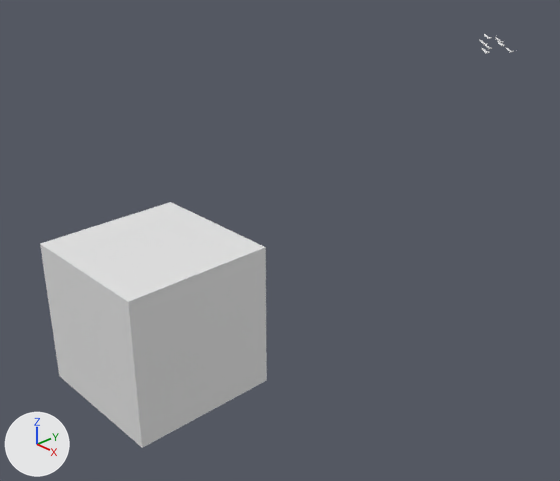
What one commit did to the Blender file Assets/Models/BOIDS.blend.
The view is the same before and after, from a camera (50 mm lens) standing at (0.591, -0.777, 0.541) and looking at (-0.122, -0.113, 0.08). Every picture has the same lights, and +X, +Y and +Z are marked at lower left.
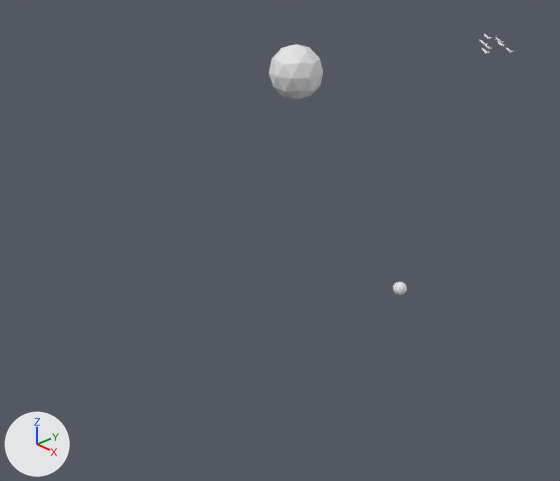
Commit message: Boids not done jet

Diff of the bpy script that builds the scene:
```diff
--- a/Assets/Models/BOIDS.blend.py
+++ b/Assets/Models/BOIDS.blend.py
@@ me_circle @@
 # used by ob_circle; location = (-0.001, -0.005, 0.034); rotation_euler = (1.363, 0.652, -0.524), in degrees (78, 37, -30); scale = (0.276, 0.276, 0.276)
-me_circle.from_pydata(...)  # 0 vertices, 0 faces; spans empty
+me_circle.from_pydata(...)  # 482 vertices, 512 faces; spans x 0.033..0.103, y -0.13..-0.06, z -0.072..-0.002
+# me_circle part 1: the whole mesh is rebuilt
@@ me_icosphere @@
+me_icosphere.from_pydata(...)  # an icosphere of 80 faces spanning x -0.038..0.038, y -0.04..0.04, z -0.04..0.04
@@ ob_cube @@
-ob_cube = bpy.data.objects.new('Cube', me_cube_009)
-ob_cube.location = (0.03, -0.418, 0.151)
@@ ob_icosphere @@
+ob_icosphere = bpy.data.objects.new('Icosphere', me_icosphere)
+ob_icosphere.location = (-0.213, 0.004, 0.28)
```

Location of each change, (x1, y1, x2, y2) in pixels of the pictures (560 x 481 px):
'Cube', deleted
    before: (40, 202, 267, 448)
'Icosphere', added
    after: (269, 44, 323, 99)
'Circle', now drawn
    after: (393, 282, 407, 295)
